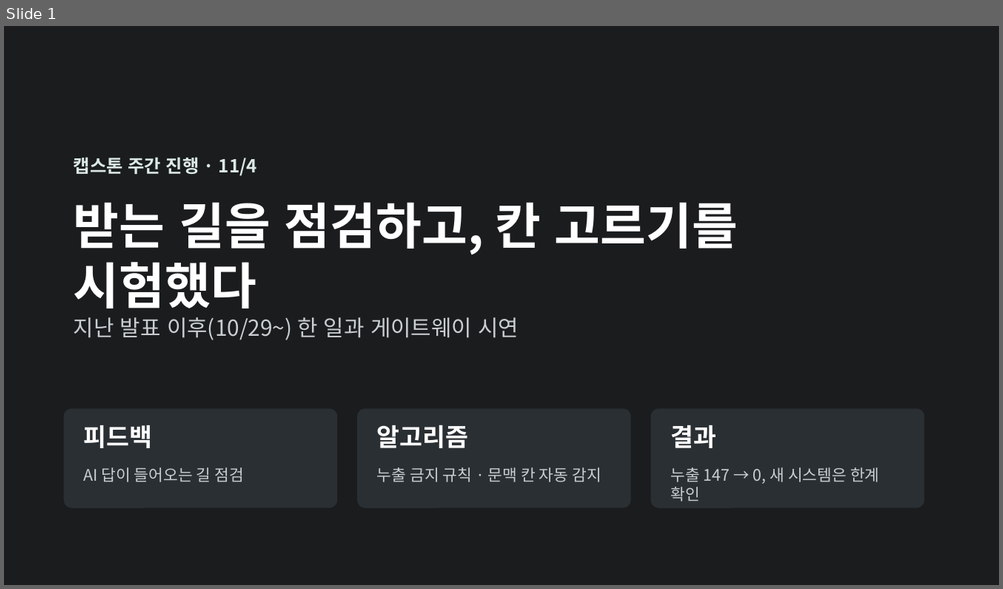
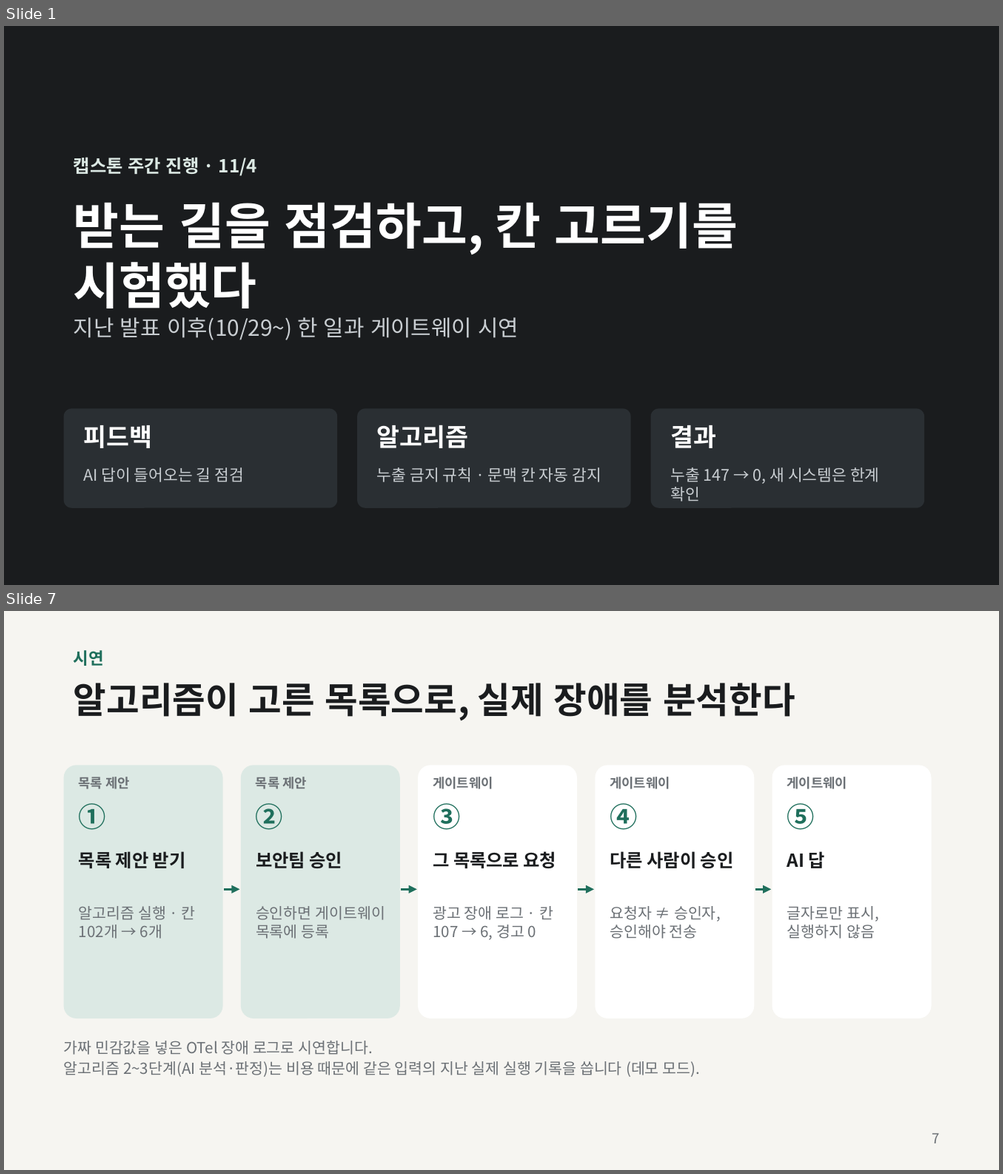
Before and after one commit to ygsg-dku/yeogwasigan, a slide deck: docs/presentations/여과시간_주간_1104.pptx. Shown one above the other, each under a label of ours: slide 1 before the commit, slides 1 and 7 after it; the slides between them are not shown. The pictures are 1003x589 and 1003x1174 pixels, drawn with LibreOffice and Linux fonts; fonts in the diff are those of the drawing. Boxes give left, top, right and bottom in pixels: in the first picture for what was removed or moved away, otherwise in the second. Text is boxed around its words. In the diff, an @@ line names an element or a change of style, - is before the commit and + after.

Commit message:
docs: 11/4 덱 — 대응 계획을 피드백 장에 합치고 시연을 목록 제안 흐름으로
- 9장 → 8장 (5분에 맞춤): '대응 계획'을 '받은 피드백' 왼쪽 카드에 합침
- 시연 장: 목록 제안 받기 → 보안팀 승인 → 그 목록으로 요청 → 다른 사람이 승인 → AI 답.
  알고리즘 2~3단계는 데모 모드(지난 실제 실행 기록)라고 슬라이드에 적음

```diff
--- a/docs/presentations/여과시간_주간_1104.pptx
+++ b/docs/presentations/여과시간_주간_1104.pptx
@@ slide 7 added at (4,611,999,1170), background #F6F5F1 @@
@@ text added at (74,650,104,666), 12 pt, text #1F6F5C, bold @@
+시연
@@ title added at (74,683,795,721), 26 pt, text #1A1C1E, bold @@
+알고리즘이 고른 목록으로, 실제 장애를 분석한다
@@ rounded rectangle added at (64,765,223,1019), fill #DCE9E4 @@
@@ rounded rectangle added at (241,765,400,1019), fill #DCE9E4 @@
@@ rounded rectangle added at (418,765,577,1019), fill #FFFFFF @@
@@ rounded rectangle added at (595,765,754,1019), fill #FFFFFF @@
@@ rounded rectangle added at (772,765,931,1019), fill #FFFFFF @@
@@ text added at (79,777,130,789), 9.5 pt, text #6B7075, bold @@
+목록 제안
@@ text added at (256,777,307,789), 9.5 pt, text #6B7075, bold @@
+목록 제안
@@ text added at (432,777,492,789), 9.5 pt, text #6B7075, bold @@
+게이트웨이
@@ text added at (609,777,669,789), 9.5 pt, text #6B7075, bold @@
+게이트웨이
@@ text added at (787,777,847,789), 9.5 pt, text #6B7075, bold @@
+게이트웨이
@@ text added at (79,803,106,830), 20 pt, text #1F6F5C, bold @@
+①
@@ text added at (256,803,283,830), 20 pt, text #1F6F5C, bold @@
+②
@@ text added at (432,803,460,830), 20 pt, text #1F6F5C, bold @@
+③
@@ text added at (609,803,637,830), 20 pt, text #1F6F5C, bold @@
+④
@@ text added at (787,803,814,830), 20 pt, text #1F6F5C, bold @@
+⑤
@@ text added at (79,851,186,869), 13 pt, text #1A1C1E, bold @@
+목록 제안 받기
@@ text added at (256,851,342,869), 13 pt, text #1A1C1E, bold @@
+보안팀 승인
@@ text added at (432,851,557,869), 13 pt, text #1A1C1E, bold @@
+그 목록으로 요청
@@ text added at (610,851,734,869), 13 pt, text #1A1C1E, bold @@
+다른 사람이 승인
@@ text added at (787,851,825,869), 13 pt, text #1A1C1E, bold @@
+AI 답
@@ arrow added from (224, 889) to (240, 889), #1F6F5C 1.5 pt @@
@@ arrow added from (401, 889) to (417, 889), #1F6F5C 1.5 pt @@
@@ arrow added from (578, 889) to (594, 889), #1F6F5C 1.5 pt @@
@@ arrow added from (755, 889) to (771, 889), #1F6F5C 1.5 pt @@
@@ text added at (79,906,196,939), 11 pt, text #6B7075 @@
+알고리즘 실행 · 칸 102개 → 6개
@@ text added at (256,906,385,939), 11 pt, text #6B7075 @@
+승인하면 게이트웨이 목록에 등록
@@ text added at (432,906,553,940), 11 pt, text #6B7075 @@
+광고 장애 로그 · 칸 107 → 6, 경고 0
@@ text added at (610,906,720,939), 11 pt, text #6B7075 @@
+요청자 ≠ 승인자, 승인해야 전송
@@ text added at (787,906,879,939), 11 pt, text #6B7075 @@
+글자로만 표시, 실행하지 않음
@@ text added at (64,1041,700,1077), 11 pt, text #6B7075 @@
+가짜 민감값을 넣은 OTel 장애 로그로 시연합니다.
+알고리즘 2~3단계(AI 분석·판정)는 비용 때문에 같은 입력의 지난 실제 실행 기록을 씁니다 (데모 모드).
@@ text added at (931,1133,939,1144), 10 pt, text #6B7075 @@
+7
```
Also in this commit, not shown: 6 slides changed, 2 slides removed, 2 other files.
